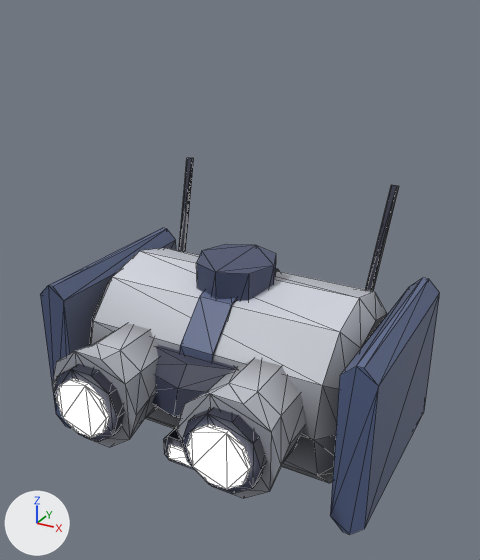
Two versions of the glTF model public/models/sensors/sensor-optic.glb, one commit apart.
Before and after are seen from a 50 mm lens placed at (0.835, -1.5, 1.006), pointed at (0.035, -0.047, 0.28). Every picture has the same lights, and +X, +Y and +Z are marked at lower left. The first picture is the older version. Mesh edges are drawn as thin lines. Where no turn or scale is listed for an object, it has been applied to the vertices. Vertices at exactly the same position are counted once.

Names of what the first picture shows: 'Body', 'HeadPitch_Glow', 'HeadPitch_Mesh', 'Head_Mesh'.
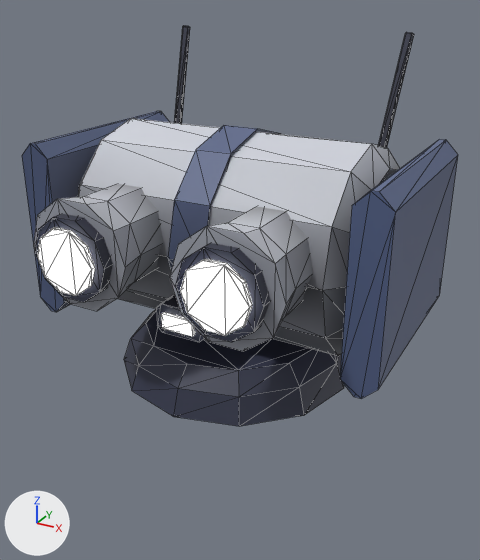
The change in detail:
me_headpitch_glow is used by ob_headpitch_glow; location (0.0, 0.0, 0.4).
me_headpitch_glow had 48 vertices, 84 faces and spanned x -0.282..0.282, y -0.456..-0.292, z -0.57..-0.292.
me_headpitch_glow now has 48 vertices, 84 faces and spans x -0.282..0.282, y -0.456..-0.292, z -0.17..0.108.
me_headpitch_glow part 1: the whole mesh is moved by (0.0, 0.0, 0.4).
me_headpitch_mesh is used by ob_headpitch_mesh; location (0.0, 0.0, 0.4).
me_headpitch_mesh had 280 vertices, 496 faces and spanned x -0.5..0.5, y -0.44..0.356, z -0.678..0.104.
me_headpitch_mesh now has 280 vertices, 496 faces and spans x -0.5..0.5, y -0.44..0.356, z -0.278..0.504.
me_headpitch_mesh part 2: the whole mesh is moved by (0.0, 0.0, 0.4).

Location of each change, [x1, y1, x2, y2] in pixels of the pictures (480 x 560 px):
'HeadPitch_Mesh', moved: before [40, 158, 440, 535]; after [22, 25, 458, 399]
'HeadPitch_Glow', moved: before [56, 378, 251, 489]; after [37, 227, 252, 337]
'Body', unchanged, uncovered by the edit: before [152, 345, 237, 418]; after [124, 309, 344, 426]
'Head_Mesh', unchanged, covered by the edit: before [196, 244, 276, 301]
